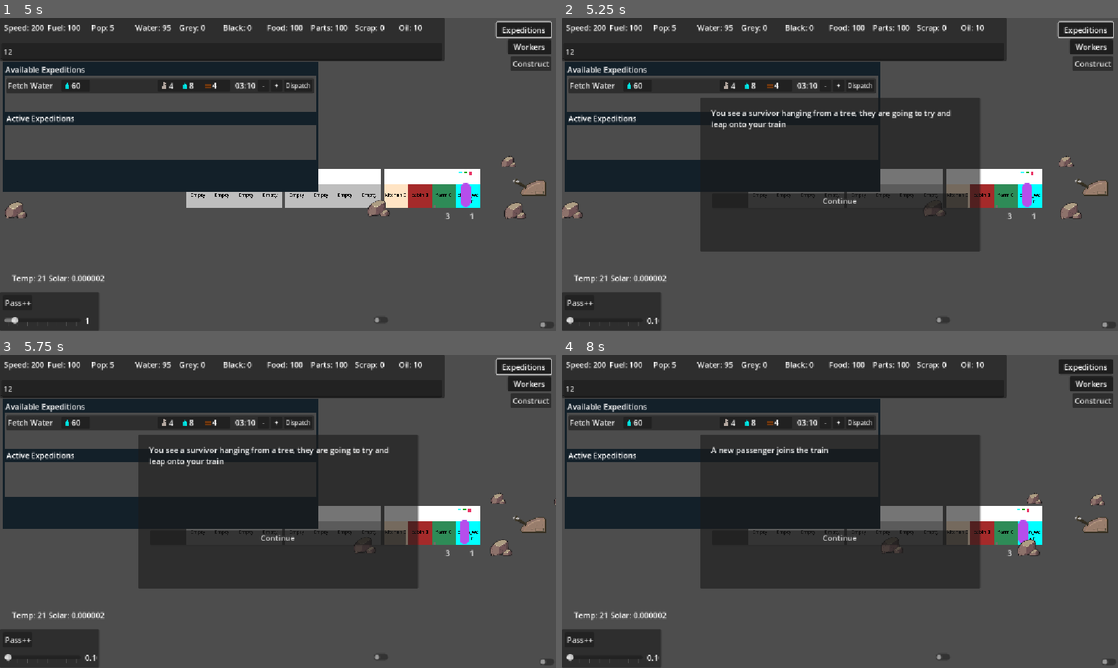
Above: before the commit, frames 1-4 (two rows, left to right).
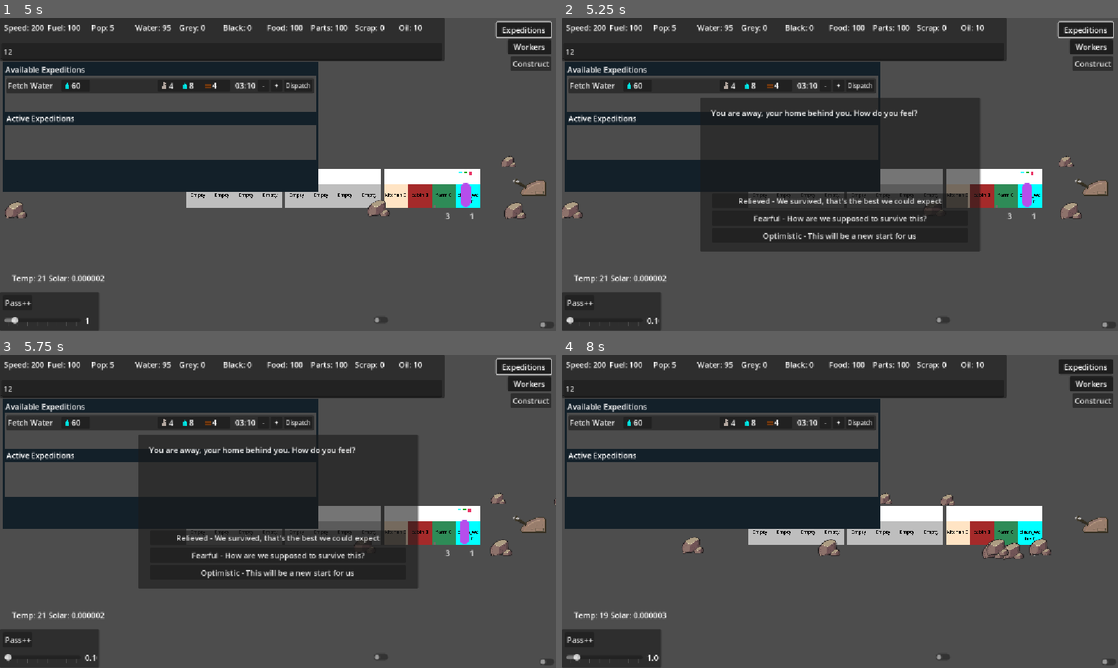
Above: after the commit, the same moments.

Repository: Sphinx111/ed_and_morgs_train_builder
Game: Godot game, scene res://Scenes/traincar.tscn
Same seed, same stepped clock (60 frames per second), same inputs: the game is played once before the commit and once after it.
Inputs (mouse positions are in pixels of both pictures, inside the frame that each line leads up to):
- Up to frame 1 (5 s): click (222, 52) at 0.52 s; type "12" at 0.6 s; click "Workers" at 1.25 s; click "Pass++" at 2 s; click (544, 324) at 2.75 s; click (378, 321) at 3.5 s; click "Expeditions" at 4.25 s
- Up to frame 2 (5.25 s): click "Construct" at 5 s
- Up to frame 3 (5.75 s): no input
- Up to frame 4 (8 s): click (840, 570) at 5.75 s, where only the run after the commit has a clickable "Optimistic - This will be a n…"; click "Continue" at 6.5 s; click (840, 536) at 7.25 s, where only the run before the commit has a clickable "Yes"

Frame 1 is identical in both runs. In frame 2, 1.5% of the frame differs, in the area x 27-70%, y 29-72%; in frame 3, 1.5%; in frame 4, 21%, in the area x 0-98%, y 25-98%.

Commit message:
Added a second event

Diff:
--- a/DialogData/narrative_event.gd
+++ b/DialogData/narrative_event.gd
@@ -6,9 +6,8 @@
 var id : int = 1
 var eventName : String = "exampleEvent2"
 
-var stepsCount : int = 2
-var choicesCount : int = 2
-var position : int = 0
+var stepsCount : int
+var choicesCount : int
 
 const TEXT_ONLY : int = 0
 const CHOICE : int = 1
@@ -18,14 +17,29 @@
 const DICT_OUTCOMETEXT : int = 1
 const DICT_EVENTRESULT : int = 2
 
-var sequence : Array[int] = [TEXT_ONLY, CHOICE, OUTCOME]
-var promptTexts : Array[String] = ["You see a survivor hanging from a tree, they are going to try and leap onto your train",
-									"Will you open a door to let them in?"]
+var sequence : Array[int]
+var promptTexts : Array[String]
 ## Structure: key = int. Value = Array of "Button text, Result Text, Emitted Event"
-var choicesDict : Dictionary = {
-	0 : ["Yes", "A new passenger joins the train", TrainEvent.new(TrainEvent.CHANGE_RESOURCE, "pop", 1.01)],
-	1 : ["No", "You see them fall, they probably didn't survive that", TrainEvent.new(TrainEvent.NO_EFFECT)]
-}
+var choicesDict : Dictionary
 
 func _init(eventKey : String) -> void:
-	pass
+	if eventKey == "treeGuy":
+		stepsCount = 2
+		choicesCount = 2
+		sequence = [TEXT_ONLY, CHOICE, OUTCOME]
+		promptTexts = ["You see a survivor hanging from a tree, they are going to try and leap onto your train",
+						"Will you open a door to let them in?"]
+		choicesDict = {
+			0 : ["Yes", "A new passenger joins the train", TrainEvent.new(TrainEvent.CHANGE_RESOURCE, "pop", 1.01)],
+			1 : ["No", "You see them fall, they probably didn't survive that", TrainEvent.new(TrainEvent.NO_EFFECT)]
+		}
+	if eventKey == "startingOut":
+		stepsCount = 1
+		choicesCount = 3
+		sequence = [CHOICE, OUTCOME]
+		promptTexts = ["You are away, your home behind you. How do you feel?"]
+		choicesDict = {
+			0 : ["Relieved - We survived, that's the best we could expect", "Your crew are unaffected",TrainEvent.new(TrainEvent.NO_EFFECT)],
+			1 : ["Fearful - How are we supposed to survive this?","Your crew are hardened",TrainEvent.new(TrainEvent.CHANGE_MOOD, -1.0)],
+			2 : ["Optimistic - This will be a new start for us","Your crew are happier",TrainEvent.new(TrainEvent.CHANGE_MOOD, 1.0)]
+		}
--- a/narrative_engine.gd
+++ b/narrative_engine.gd
@@ -21,7 +21,7 @@
 var _saved_time_factor : float = 1.0
 
 var next_event : int = 0
-var planned_events : Array = [NarrativeEvent.new("")]
+var planned_events : Array[String] = ["startingOut","treeGuy"]
 
 func start() -> void:
 	main_timer.wait_time = first_event_time
@@ -34,14 +34,15 @@
 func _on_main_timer_timeout() -> void:
 	if next_event >= planned_events.size():
 		return
-	active_event = planned_events[next_event]
+	active_event = NarrativeEvent.new(planned_events[next_event])
 	active_popup = popupScene.instantiate()
 	var ui_canvas: CanvasLayer = get_parent().get_node("UICanvas")
 	ui_canvas.add_child(active_popup)
+	active_popup.set_event(active_event) ## must be called after being added to scene tree
+	_connect_signals()
+	## Save time factor and slow time down
 	_saved_time_factor = Globals.time_factor
 	EventBus.request_time_factor(event_sim_speed)
-	_connect_signals()
-	active_popup.set_event(active_event)
 
 func _connect_signals():
 	active_popup.event_finished.connect(_receive_event_outcome)
@@ -55,3 +56,6 @@
 	train.eventProcessor.handle_event(eventResult)
 	print("eventResult is %d" % eventResult.eventType)
 	cleanup_dialogbox()
+
+	next_event += 1
+	main_timer.start()
